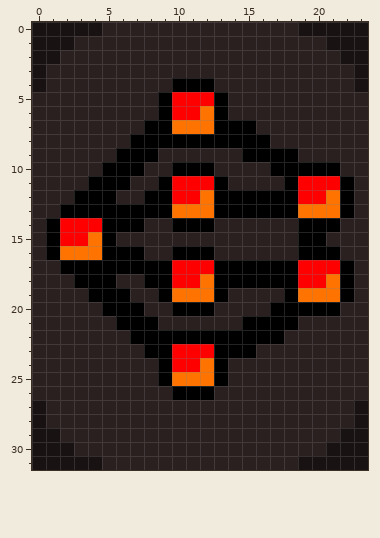
Pixel-art sprite: Sprites/Dev Icon/Neural Network/Generative Adversarial Network.png. That is the earlier state.
The file is 24x32 pixels.
And afterwards:
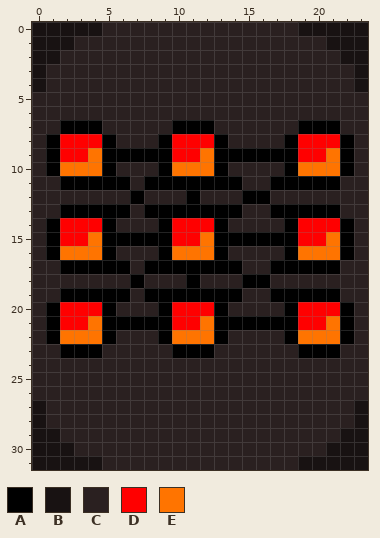
Palette (. is transparent): A #000000  B #181212  C #2a2020  D #ff0000  E #ff7400
From old to new:
Changed rows in their new state; - is an unchanged pixel.
first column x 1:
 4 ---------CCC----------
 5 --------CCCCC---------
 6 --------CCCCC---------
 7 -AAA---CCAAACCC---AAA-
 8 ADDDA-CC-DDD-CCC-ADDDA
 9 ADDEA---ADDEAA----DDEA
10 AEEE-CC-AEEEA---C-EEEA
11 -AA----A-AAA-A--A-AAAC
12 --CCC-ACCCACCC--CCCCCC
13 ------C--AAA--CC--AAAC
14 -----CC-ADDDA----ADDDA
15 -----AAAADDEAAAAAADDEA
16 -----CC-AEEEA----AEEEA
17 ------C--AAA--CC--AAAC
18 --CCC-ACCCACCC--CCCCCC
19 -AA----A-AAA-A--A-AAAC
20 ADDD-CC-ADDDA---C-DDDA
21 ADDEA---ADDEAA----DDEA
22 AEEEA-CC-EEE-CCCCAEEEA
23 -AAA---CCAAACCC---AAA-
24 --------CCCCC---------
25 --------CCCCC---------
26 ---------CCC----------
Changed places in both pictures, as pixel boxes (x1, y1, x2, y2):
changed: (46, 78, 354, 400)
